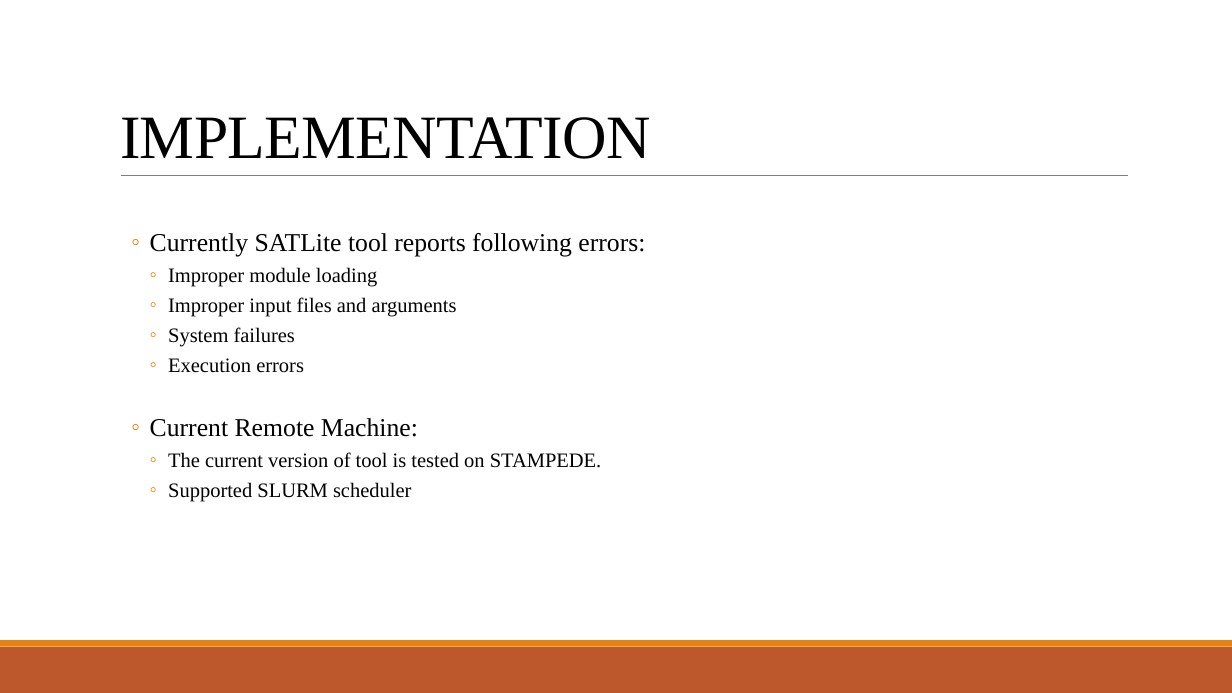
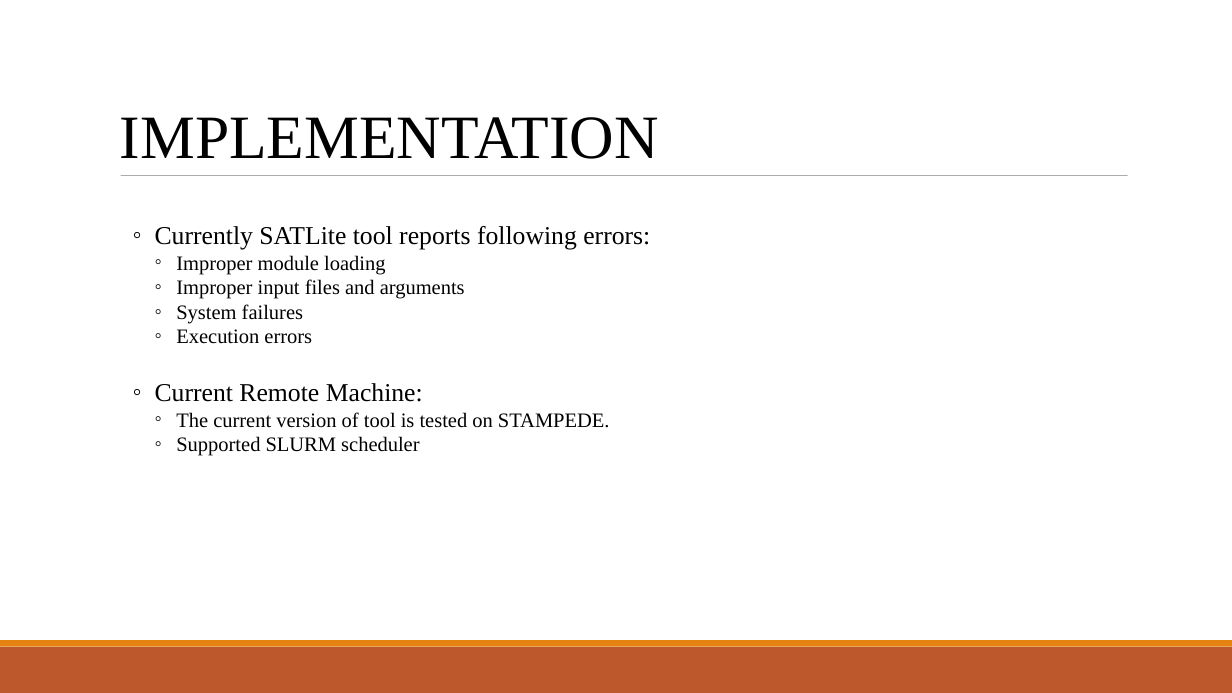
Before and after one commit to suvigya91/SATLite, a slide deck: slide 4 of SATLite Tool- Review 1.pptx. Drawn at 1232x693 pixels with LibreOffice and Linux fonts; fonts in the diff are those of the drawing. Boxes give left, top, right and bottom in pixels: in the first picture for what was removed or moved away, otherwise in the second. Text is boxed around its words. In the diff, an @@ line names an element or a change of style, - is before the commit and + after.

Commit message:
Bux fixes. Added support for error check on execution time.

```diff
--- a/SATLite Tool- Review 1.pptx
+++ b/SATLite Tool- Review 1.pptx
@@ text "IMPLEMENTATION" at (x1=120, y1=117, x2=659, y2=159): letter spacing -0.5 to 0 pt; line spacing 0.85 to 1 @@
@@ line (121, 176) - (1128, 176): stroke #808080 0.5 pt to #808080 0.51 pt @@
@@ text "Currently SATLite tool reports following ..." at (x1=155, y1=226, x2=650, y2=456): indent changed; line spacing 0.9 to 1; less space between paragraphs @@
```
Also in this commit, not shown: 16 other slides changed, 6 other files.
